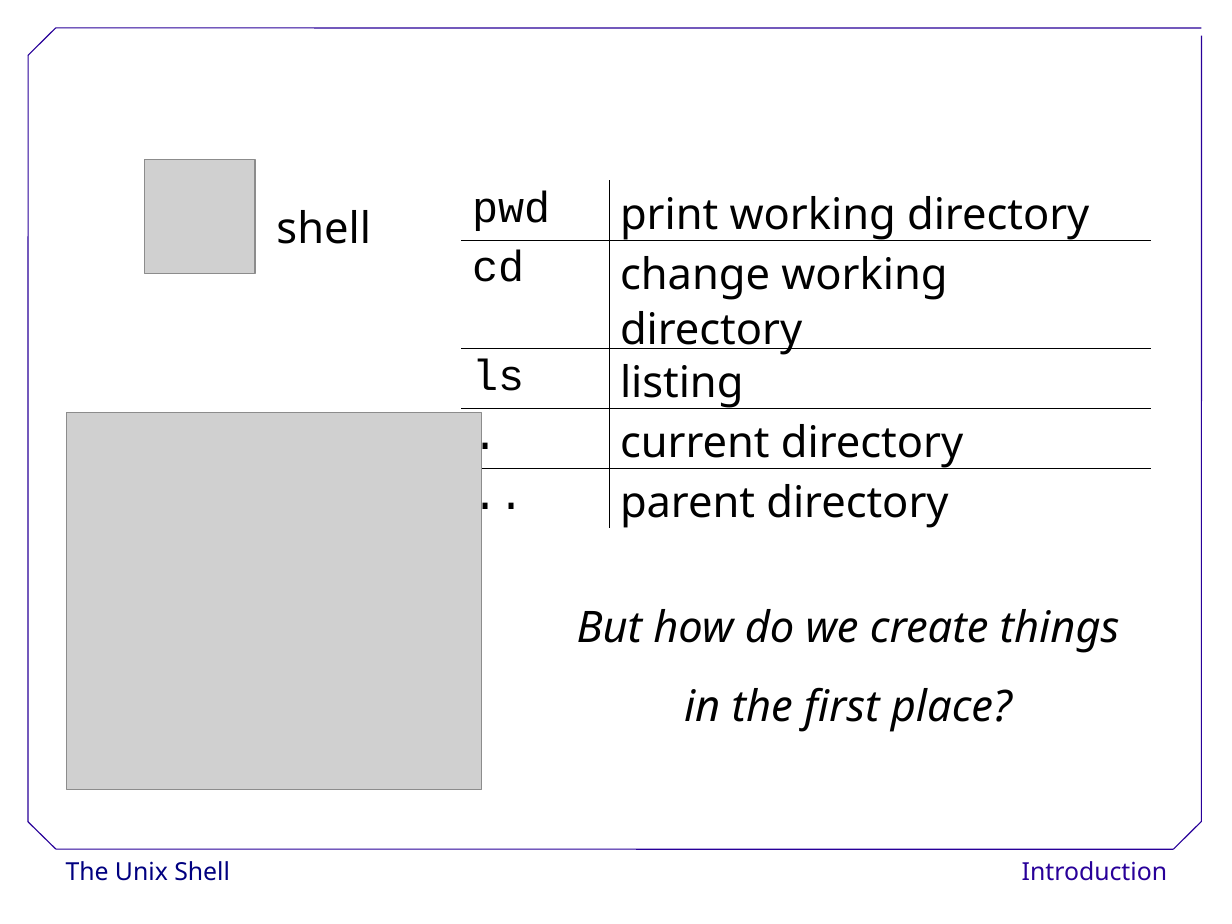
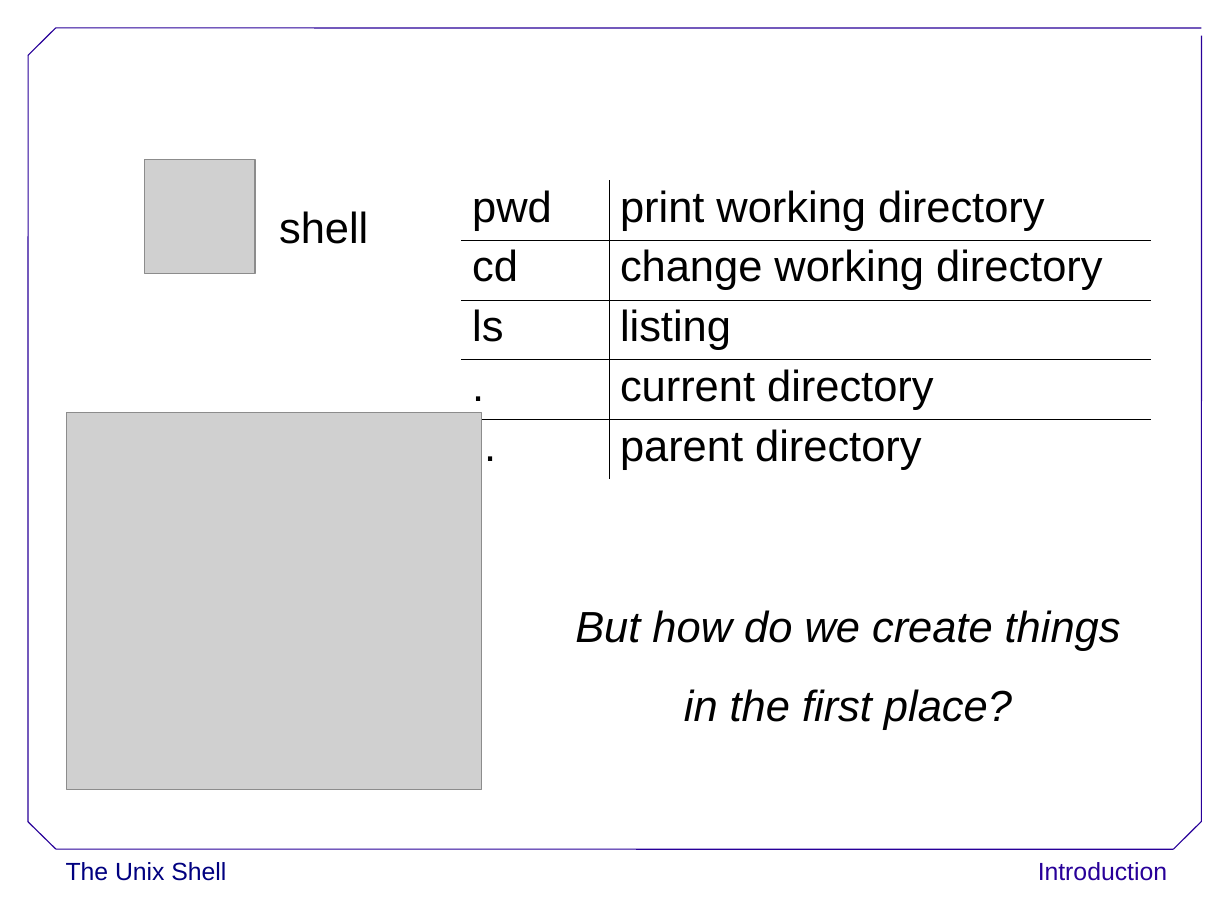
Before and after one commit to ncasuk/ncas-isc, a slide deck: slide 128 of shell/presentations/1_intro.ppt. Drawn at 1232x924 pixels with LibreOffice and Linux fonts; fonts in the diff are those of the drawing; grey boxes stand for pictures; background and template pictures are left out. Boxes give left, top, right and bottom in pixels: in the first picture for what was removed or moved away, otherwise in the second. Text is boxed around its words. In the diff, an @@ line names an element or a change of style, - is before the commit and + after.

Commit message:
Standardised fonts across shell presentations to Arial, moved bubbles to correct position and updated shell excercises to accomodate new names of pain files

```diff
--- a/shell/presentations/1_intro.ppt
+++ b/shell/presentations/1_intro.ppt
@@ table at box(462, 180, 1152, 478) @@
@@ font Courier New to Arial in "pwd", "cd", "ls", "." and 1 more places @@
@@ font Noto Sans to Arial in "print working directory", "change working directory", "listing", "current directory" and 1 more places @@
@@ font Noto Sans to Arial in 4 elements at box(575, 610, 1121, 730), box(279, 211, 368, 244), box(66, 862, 226, 881), box(1038, 862, 1167, 881) @@
```
Also in this commit, not shown: 192 other slides changed, 9 other files.
